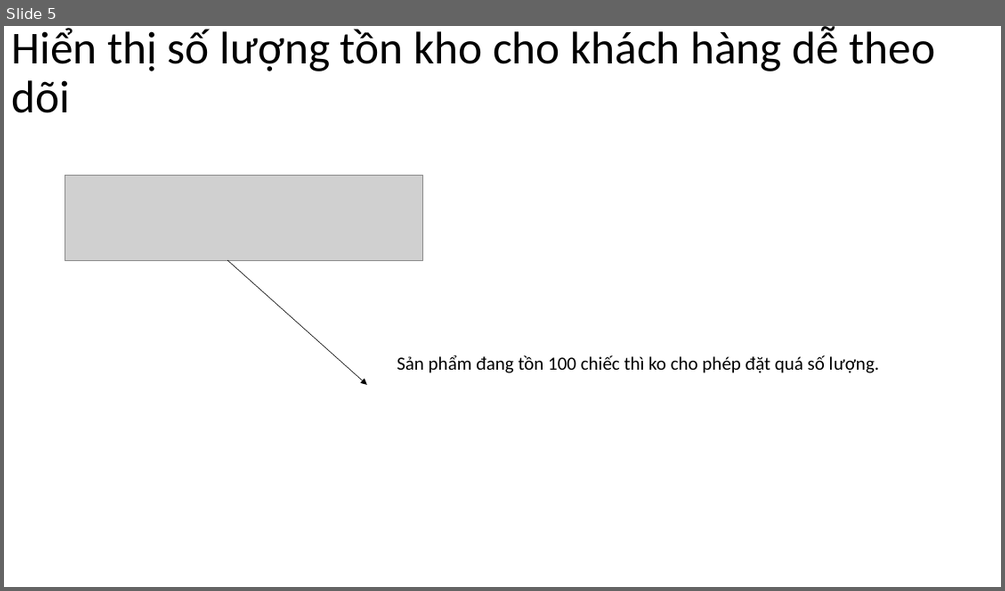
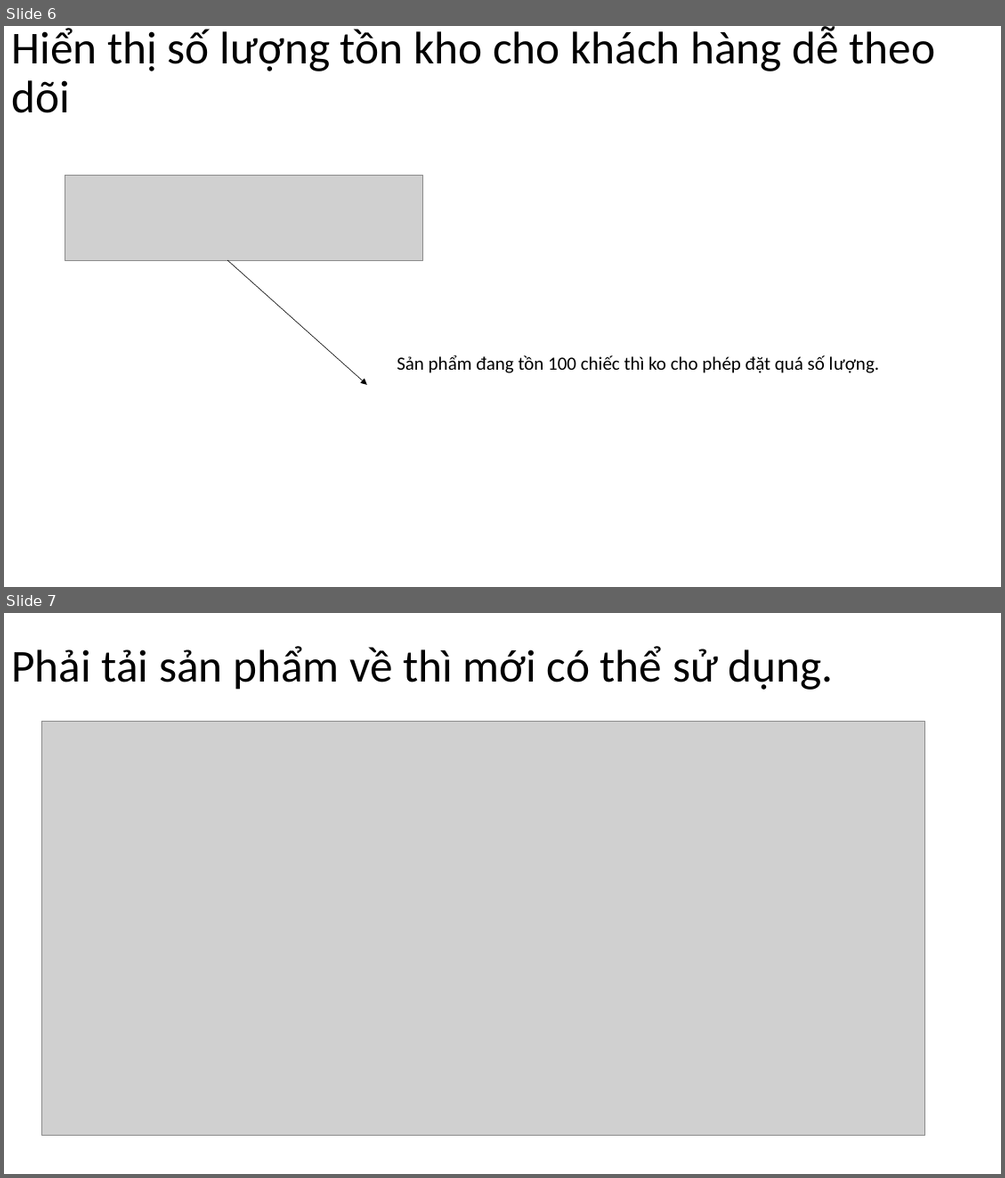
Before and after one commit to DangVanDoan05/WordPress, a slide deck: Woocommerce Toàn Tập A - Z.pptx. Shown one above the other, each under a label of ours: slide 5 before the commit, slides 6 and 7 after it. The pictures are 1005x591 and 1005x1178 pixels, drawn with LibreOffice and Linux fonts; fonts in the diff are those of the drawing; grey boxes stand for pictures. Boxes give left, top, right and bottom in pixels: in the first picture for what was removed or moved away, otherwise in the second. Text is boxed around its words. In the diff, an @@ line names an element or a change of style, - is before the commit and + after.

```diff
--- a/Woocommerce Toàn Tập A - Z.pptx
+++ b/Woocommerce Toàn Tập A - Z.pptx
@@ slide 7 added at (x1=4, y1=613, x2=1001, y2=1174), background #FFFFFF @@
@@ title added at (x1=11, y1=646, x2=833, y2=690), 44 pt, text #000000 @@
+Phải tải sản phẩm về thì mới có thể sử dụng.
@@ picture added at (x1=41, y1=722, x2=925, y2=1135) @@
@@ what was slide 5 is now slide 6 @@
```
Also in this commit, not shown: 2 slides changed, 12 other slides added, 2 slides removed, 1 other file.
